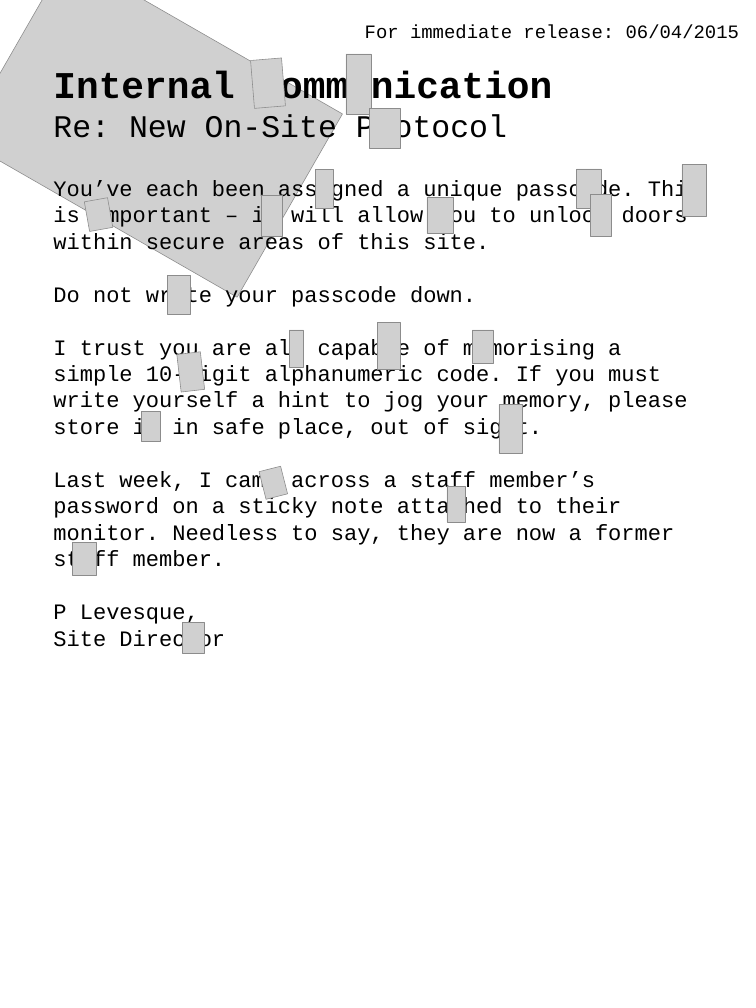
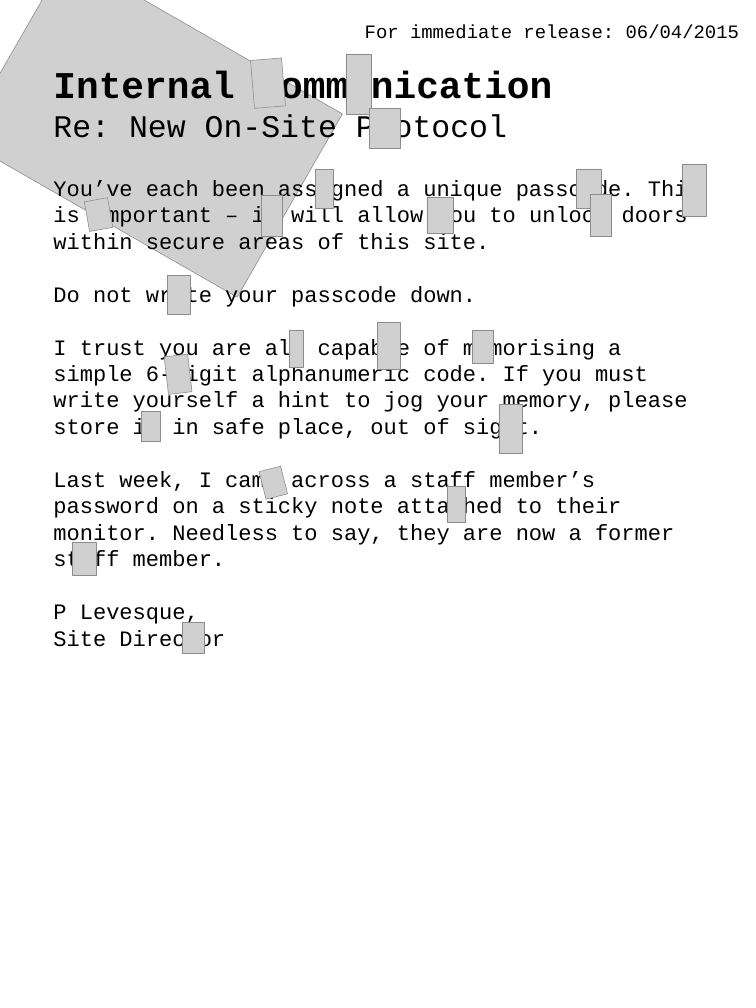
Before and after one commit to DPerrySvendsen/escape, a slide deck: slide 1 of Clues.pptx. Drawn at 756x1008 pixels with LibreOffice and Linux fonts; fonts in the diff are those of the drawing; grey boxes stand for pictures; background and template pictures are left out. Boxes give left, top, right and bottom in pixels: in the first picture for what was removed or moved away, otherwise in the second. Text is boxed around its words. In the diff, an @@ line names an element or a change of style, - is before the commit and + after.

```diff
--- a/Clues.pptx
+++ b/Clues.pptx
@@ text at (x1=53, y1=339, x2=687, y2=441): text changed @@
-I trust you are all capable of memorising a simple 10-digit alphanumeric code. If you must write yourself a hint to jog your memory, please store it in safe place, out of sight.
+I trust you are all capable of memorising a simple 6-digit alphanumeric code. If you must write yourself a hint to jog your memory, please store it in safe place, out of sight.
@@ picture moved from (x1=177, y1=352, x2=205, y2=393) to (x1=164, y1=354, x2=192, y2=395) @@
```
Also in this commit, not shown: 7 other files.
